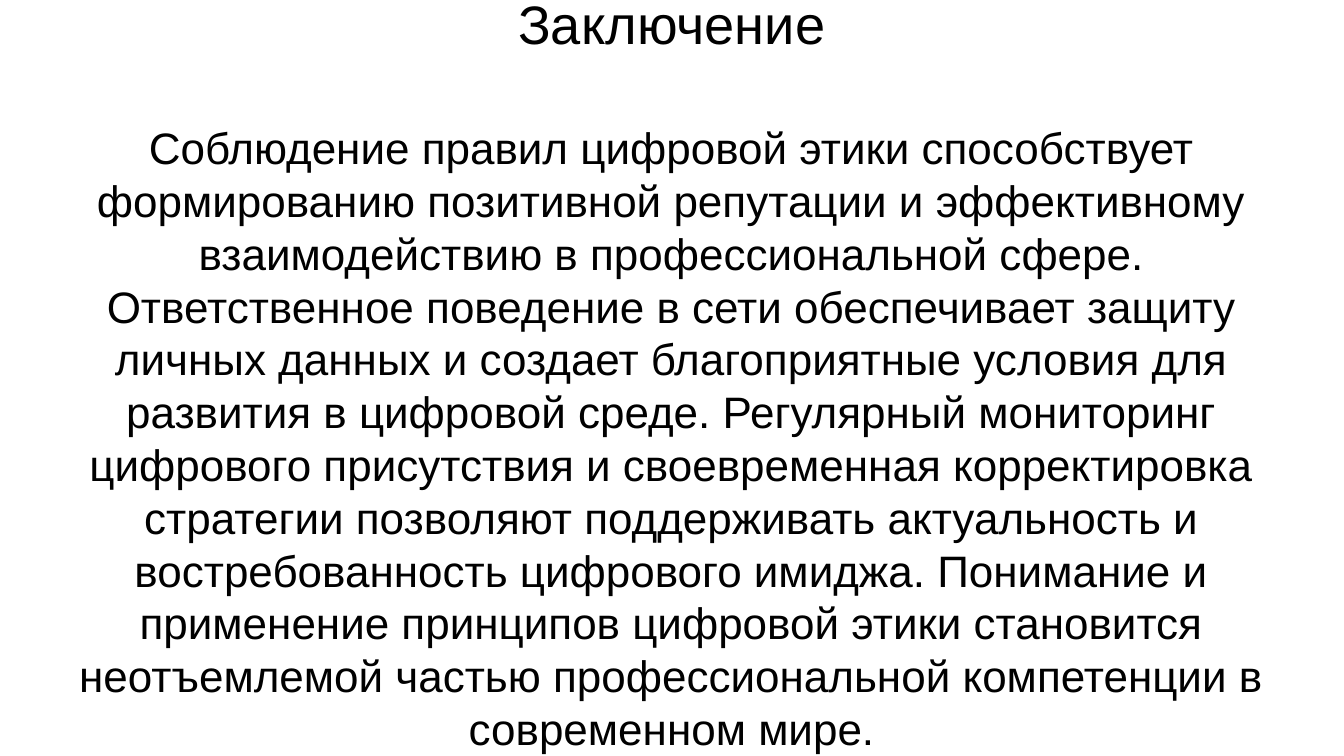
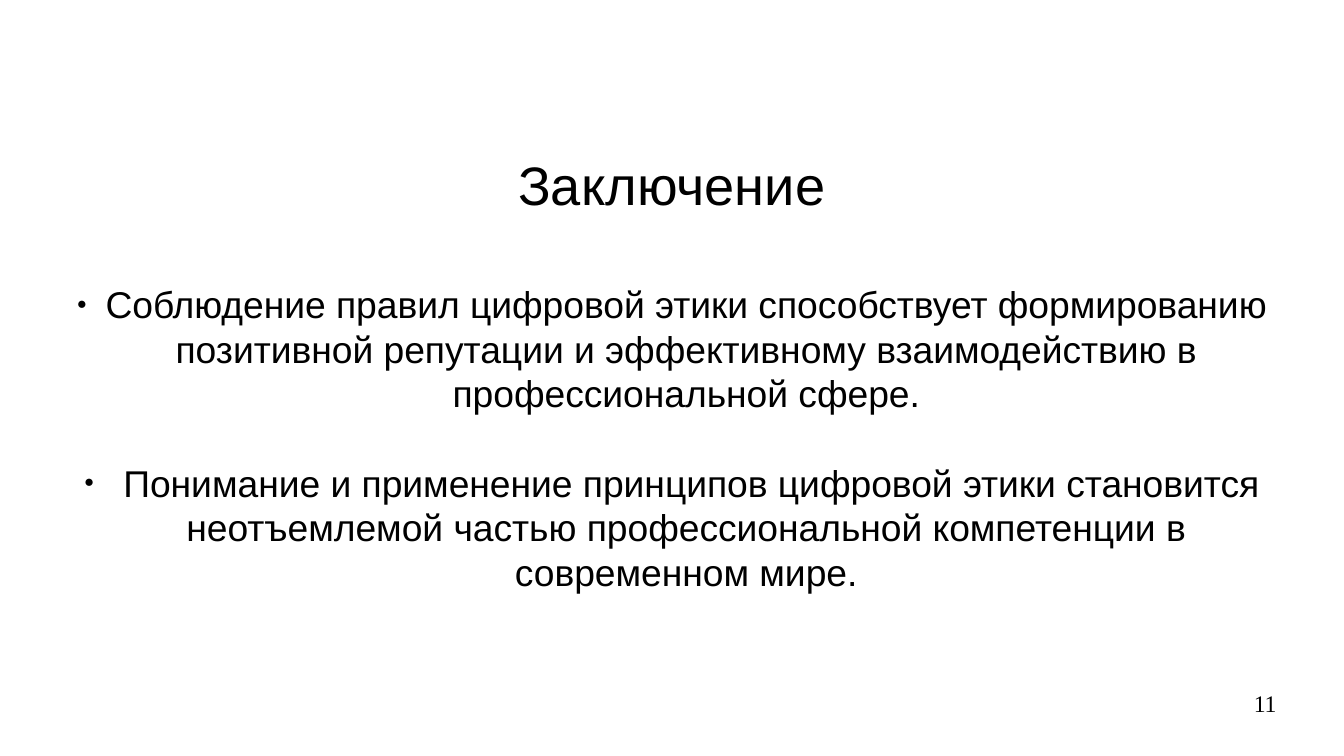
Before and after one commit to NietzschePoseidon/digital-fundamentals, a slide deck: slide 11 of documents/OCTpres1.odp (slide 12 before the commit). Drawn at 1344x756 pixels with LibreOffice and Linux fonts; fonts in the diff are those of the drawing. Boxes give left, top, right and bottom in pixels: in the first picture for what was removed or moved away, otherwise in the second. Text is boxed around its words. In the diff, an @@ line names an element or a change of style, - is before the commit and + after.

```diff
--- a/documents/OCTpres1.odp
+++ b/documents/OCTpres1.odp
@@ subtitle at (x1=106, y1=290, x2=1267, y2=594): text changed; size 26 to 22 pt @@
-Соблюдение правил цифровой этики способствует формированию позитивной репутации и эффективному взаимодействию в профессиональной сфере. Ответственное поведение в сети обеспечивает защиту личных данных и создает благоприятные условия для развития в цифровой среде. Регулярный мониторинг цифрового присутствия и своевременная корректировка стратегии позволяют поддерживать актуальность и востребованность цифрового имиджа. Понимание и применение принципов цифровой этики становится неотъемлемой частью профессиональной компетенции в современном мире.
+● Соблюдение правил цифровой этики способствует формированию позитивной репутации и эффективному взаимодействию в профессиональной сфере.
+● Понимание и применение принципов цифровой этики становится неотъемлемой частью профессиональной компетенции в современном мире.
@@ page number added at (x1=1254, y1=696, x2=1277, y2=712), 14 pt, text #000000 @@
+11
```
Also in this commit, not shown: 9 other slides changed, 1 slide added, 2 slides removed.
